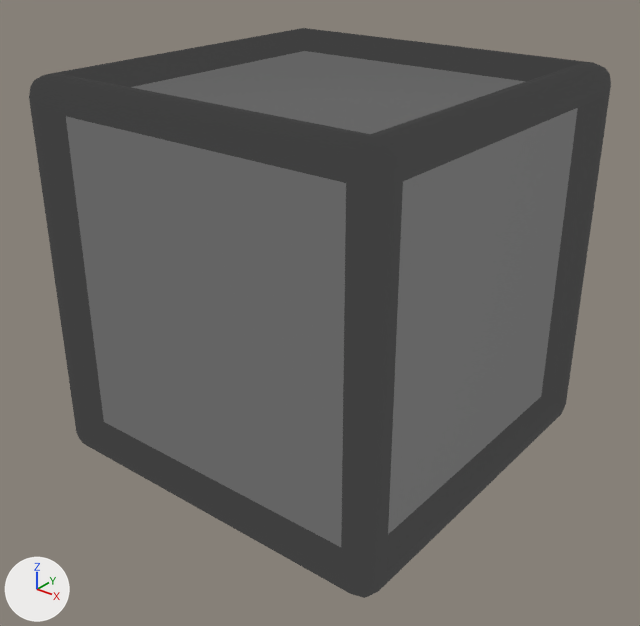
One commit to the glTF model assets/3D Models/PlatformModel.glb: the scene before it, then after it.
One viewpoint serves both versions: a camera (50 mm lens) standing at (1.447, -1.846, 0.987) and looking at (0.018, -0.06, -0.12). Lighting does not change. The marker at lower left points along +X, +Y and +Z. The picture after the commit comes second. Where no turn or scale is listed for an object, it has been applied to the vertices.

Script lines for the objects in view, before the commit:
```python
mat_material = principled_material('Material')
mat_material.base_color = (0.0, 0.0, 0.0)  # black #000000
mat_material.metallic = 1.0
mat_material.roughness = 1.0
mat_material.emission_strength = 0.05
mat_material_012 = principled_material('Material.012')
mat_material_012.base_color = (0.0, 0.0, 0.0)  # black #000000
mat_material_012.metallic = 1.0
mat_material_012.roughness = 1.0
mat_material_012.emission_strength = 0.128
me_cube_004 = bpy.data.meshes.new('Cube.004')
me_cube_004.from_pydata(...)  # 240 vertices, 476 faces; spans x -0.556..0.556, y -0.556..0.556, z -0.556..0.556
# faces by material slot: [464, 12]
me_cube_004.materials.append(mat_material)  # black #000000
me_cube_004.materials.append(mat_material_012)  # black #000000
ob_cube = bpy.data.objects.new('Cube', me_cube_004)
ob_cube.location = (0.0, 0.0, 0.0)
```
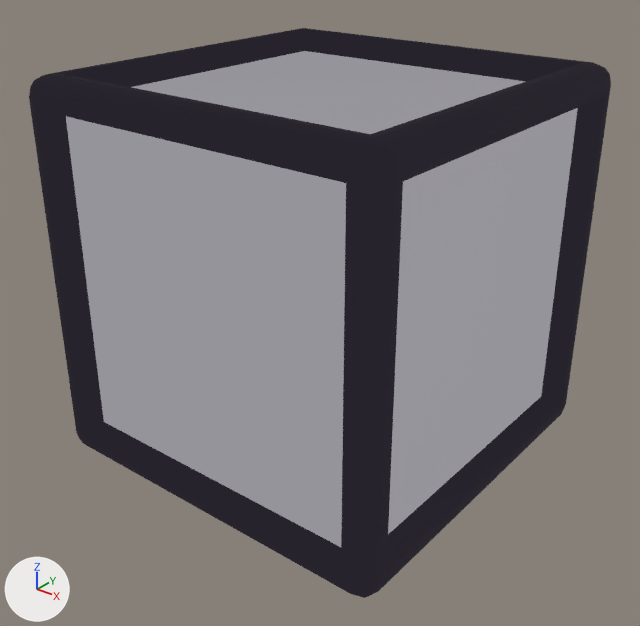
Changed parts and their boxes (x1, y1, x2, y2) in the pictures (640 x 626 px):
'Cube', recoloured, surface changed: (29, 28, 611, 598) in both

Edits to the bpy script that builds the scene:
```text
Change mat_material:
    mat_material.emission_strength: 0.05 -> 1.0
    add mat_material.emission_color = (0.0198, 0.0166, 0.025)  # black #26232c
Change mat_material_012:
    mat_material_012.emission_strength: 0.128 -> 1.0
    add mat_material_012.emission_color = (0.305, 0.296, 0.328)  # grey #96949b
```
